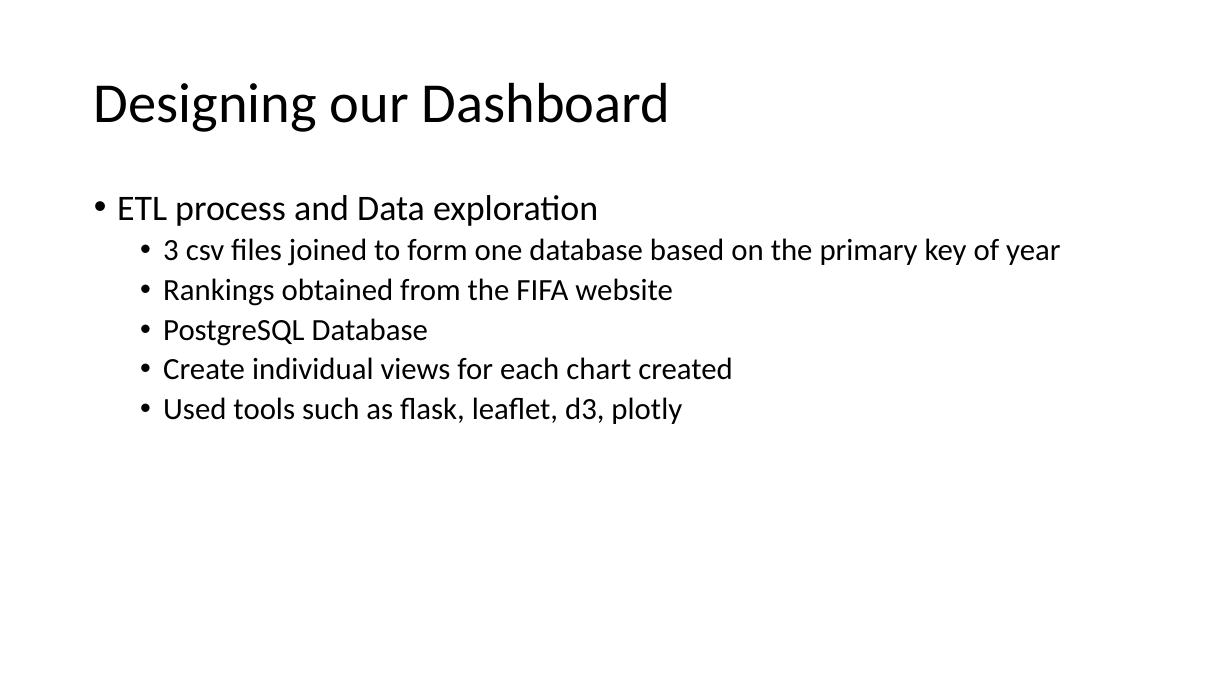
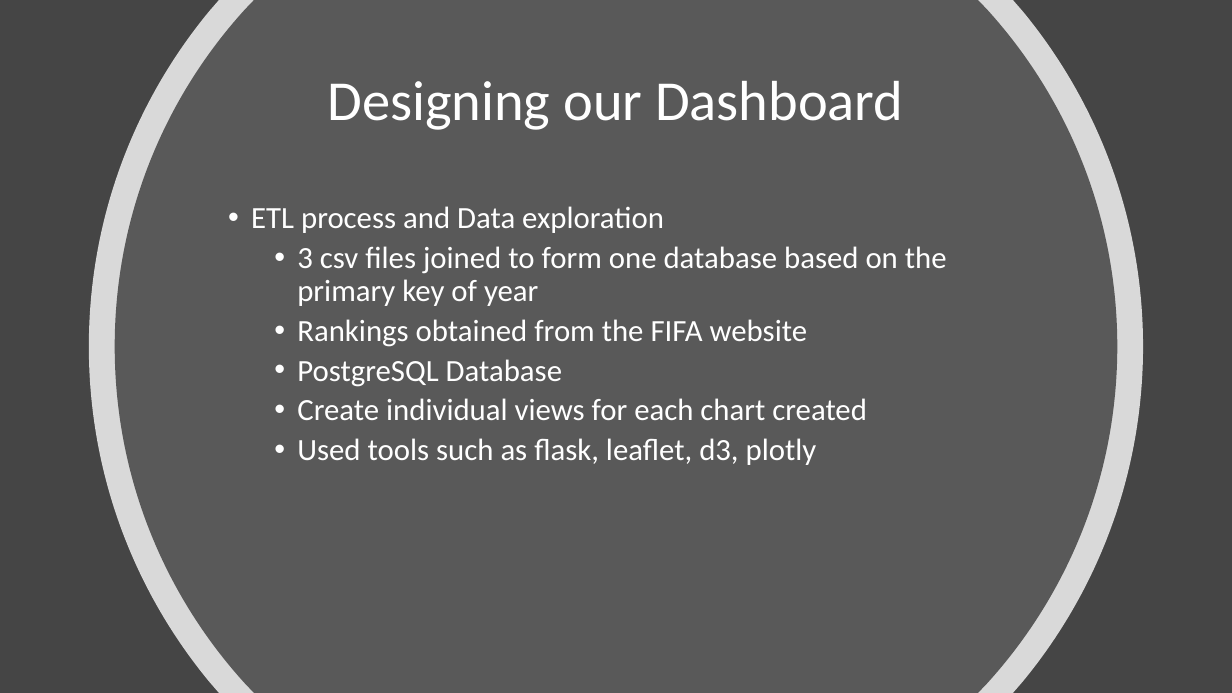
Before and after one commit to johnwanng/projectTWO, a slide deck: slide 5 of FIFA World Cup Presentation.pptx. Drawn at 1232x693 pixels with LibreOffice and Linux fonts; fonts in the diff are those of the drawing. Boxes give left, top, right and bottom in pixels: in the first picture for what was removed or moved away, otherwise in the second. Text is boxed around its words. In the diff, an @@ line names an element or a change of style, - is before the commit and + after.

```diff
--- a/FIFA World Cup Presentation.pptx
+++ b/FIFA World Cup Presentation.pptx
@@ background #FFFFFF to #454545 @@
@@ freeform shape added at <box>89,0,1143,693</box>, fill #FFFFFF at 80% opacity @@
@@ freeform shape added at <box>115,0,1117,693</box>, fill #595959 @@
@@ title "Designing our Dashboard": place and size @@
-title "Designing our Dashboard" at <box>94,82,670,132</box>
+title "Designing our Dashboard" at <box>327,81,903,130</box>
@@ title "Designing our Dashboard" at <box>327,81,903,130</box>: text colour #000000 to #FFFFFF; alignment left to centre @@
@@ text "ETL process and Data exploration": place and size @@
-text "ETL process and Data exploration" at <box>117,195,1060,424</box>
+text "ETL process and Data exploration" at <box>251,206,947,465</box>
@@ text "ETL process and Data exploration" at <box>251,206,947,465</box>: size 28 to 24 pt in "ETL process and Data exploration"; text colour #000000 to #FFFFFF @@
```
Also in this commit, not shown: 7 other slides changed, 1 slide added, 1 slide removed.
